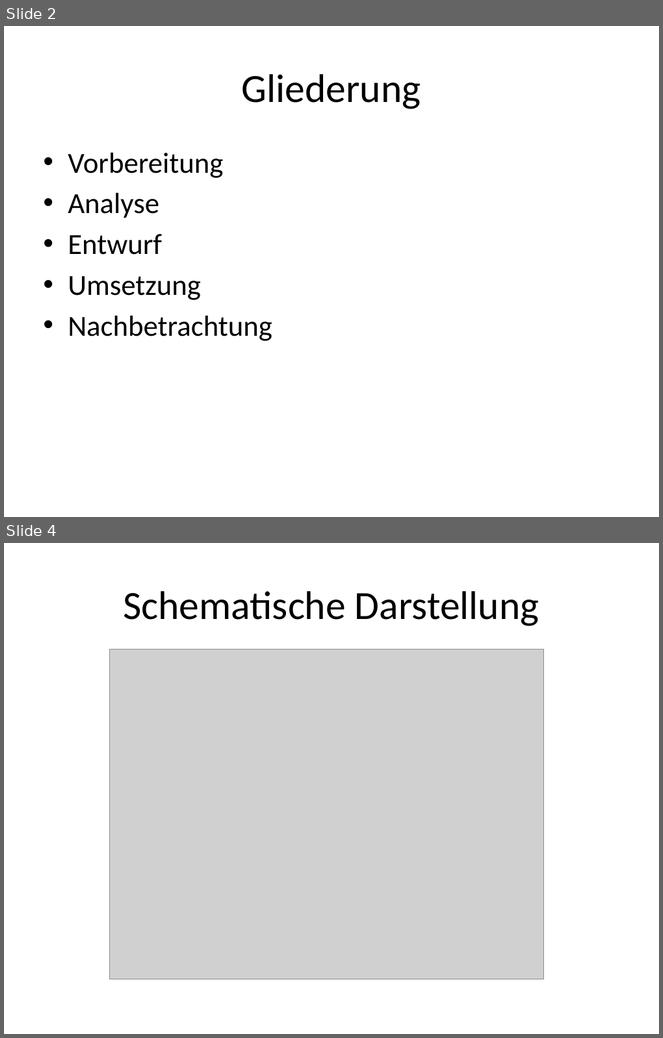
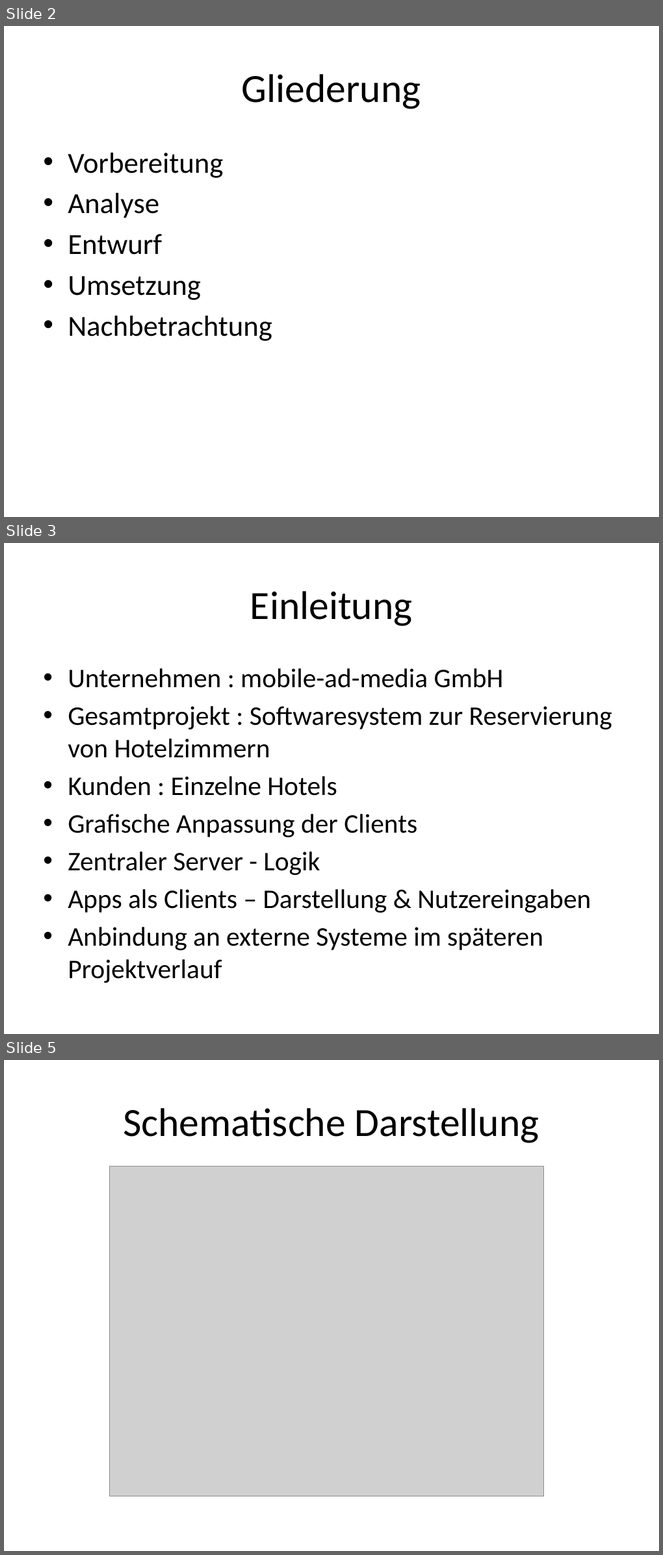
Before and after one commit to janhelmle/weiterbildung_fachinformatiker_ihk_projektantrag, a slide deck: praesentation/Projektpräsentation.pptx. Shown one above the other, each under a label of ours: slides 2 and 4 before the commit, slides 2, 3 and 5 after it; the slides between them are not shown. The pictures are 663x1038 and 663x1555 pixels, drawn with LibreOffice and Linux fonts; fonts in the diff are those of the drawing; grey boxes stand for pictures. Boxes give left, top, right and bottom in pixels: in the first picture for what was removed or moved away, otherwise in the second. Text is boxed around its words. In the diff, an @@ line names an element or a change of style, - is before the commit and + after.

```diff
--- a/praesentation/Projektpräsentation.pptx
+++ b/praesentation/Projektpräsentation.pptx
@@ slide 3 added at <box>4,543,659,1034</box>, background #FFFFFF @@
@@ title added at <box>250,591,413,626</box>, 44 pt, text #000000 @@
+Einleitung
@@ text added at <box>68,668,612,983</box>, 29.6 pt, text #000000 @@
+• Unternehmen : mobile-ad-media GmbH
+• Gesamtprojekt : Softwaresystem zur Reservierung von Hotelzimmern
+• Kunden : Einzelne Hotels
+• Grafische Anpassung der Clients
+• Zentraler Server - Logik
+• Apps als Clients – Darstellung & Nutzereingaben
+• Anbindung an externe Systeme im späteren Projektverlauf
@@ what was slide 4 is now slide 5 @@
```
Also in this commit, not shown: 1 slide changed, 8 other files.
